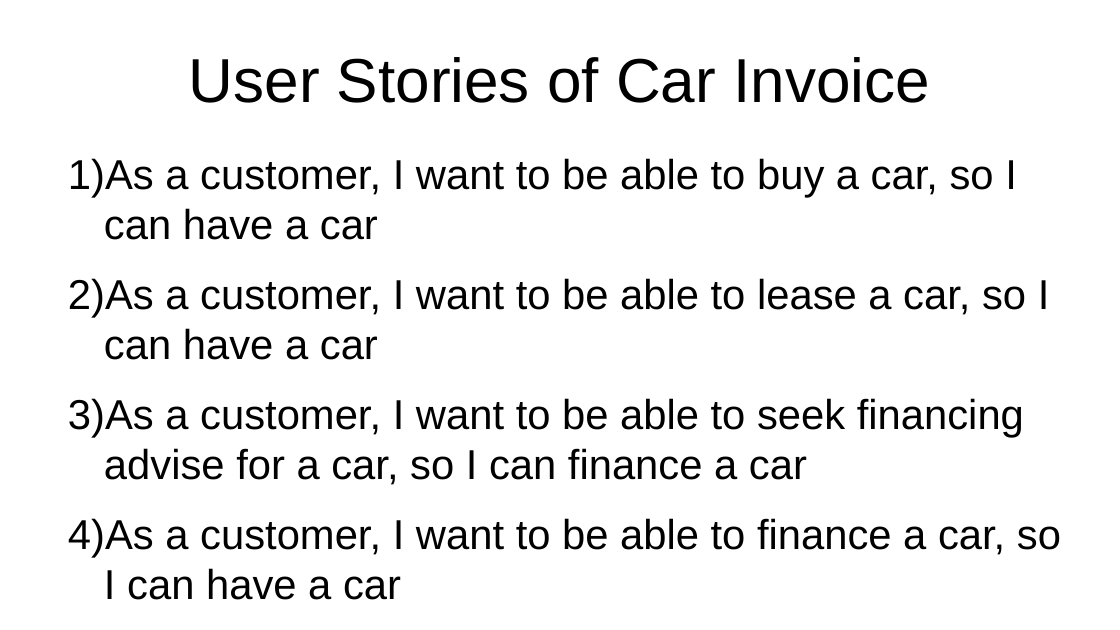
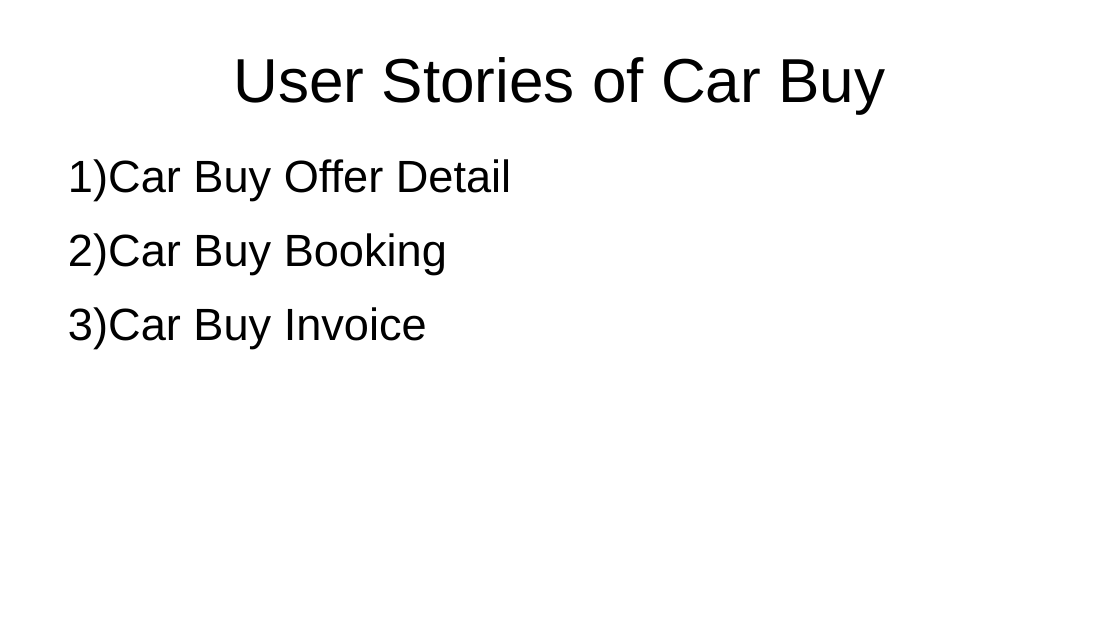
Before and after one commit to al8111/Java-UML-SWT, a slide deck: slide 11 of presentation.odp (slide 10 before the commit). Drawn at 1120x630 pixels with LibreOffice and Linux fonts; fonts in the diff are those of the drawing. Boxes give left, top, right and bottom in pixels: in the first picture for what was removed or moved away, otherwise in the second. Text is boxed around its words. In the diff, an @@ line names an element or a change of style, - is before the commit and + after.

```diff
--- a/presentation.odp
+++ b/presentation.odp
@@ title at (234,57,885,113): text changed @@
-User Stories of Car Invoice
+User Stories of Car Buy
@@ text at (68,159,511,349): text changed; size 29.6 to 32 pt @@
-1) As a customer, I want to be able to buy a car, so I can have a car
-2) As a customer, I want to be able to lease a car, so I can have a car
-3) As a customer, I want to be able to seek financing advise for a car, so I can finance a car
-4) As a customer, I want to be able to finance a car, so I can have a car
+1) Car Buy Offer Detail
+2) Car Buy Booking
+3) Car Buy Invoice
```
Also in this commit, not shown: 2 other slides changed, 1 slide added, 2 other files.
